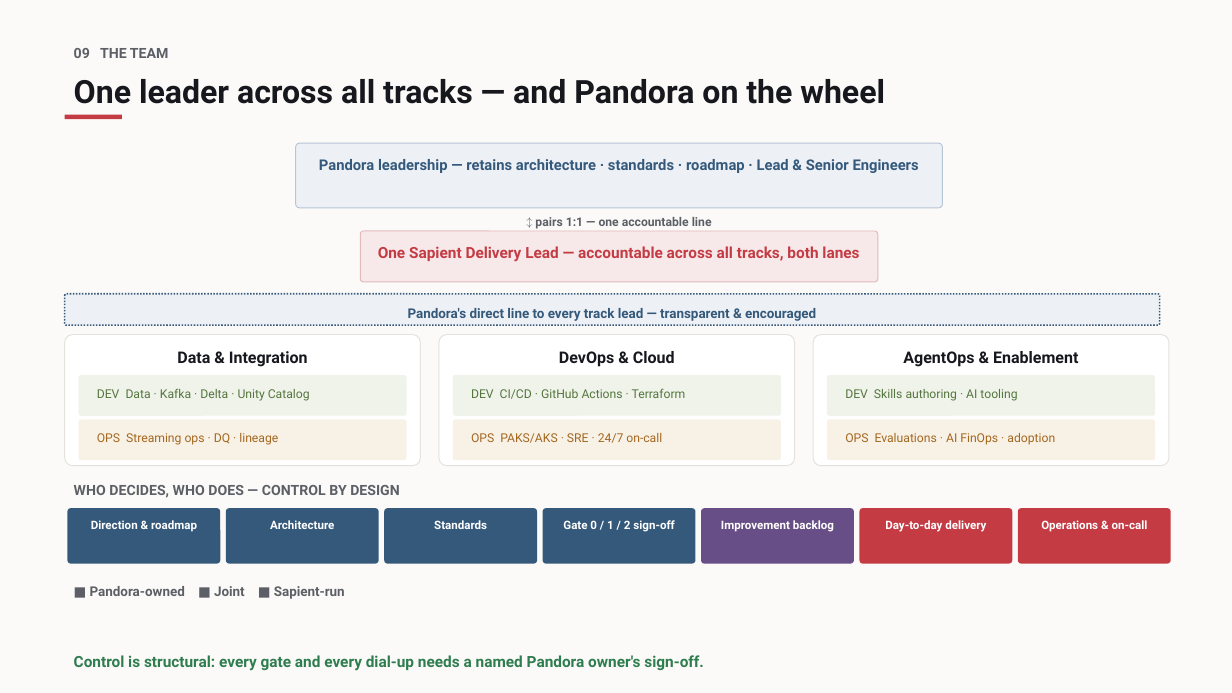
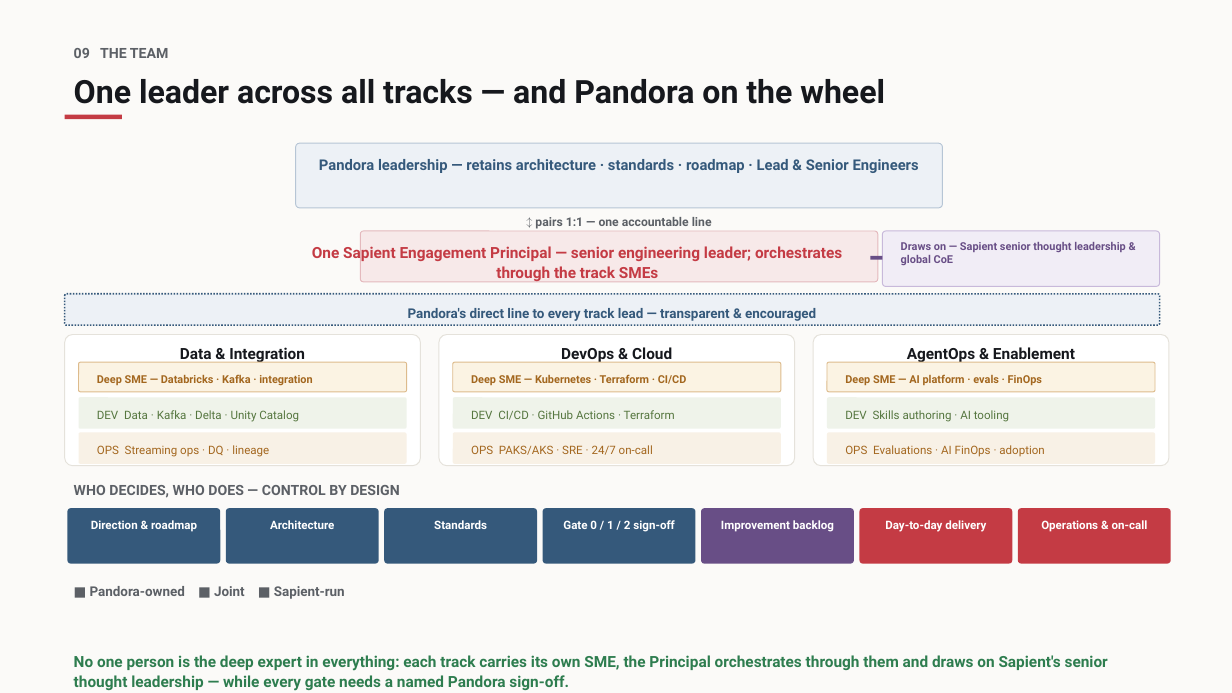
Before and after one commit to opsinghis/pand-tsf, a slide deck: slide 10 of docs/Alternative Approach - Summary.pptx. Drawn at 1232x693 pixels with LibreOffice and Linux fonts; fonts in the diff are those of the drawing. Boxes give left, top, right and bottom in pixels: in the first picture for what was removed or moved away, otherwise in the second. Text is boxed around its words. In the diff, an @@ line names an element or a change of style, - is before the commit and + after.

```diff
--- a/docs/Alternative Approach - Summary.pptx
+++ b/docs/Alternative Approach - Summary.pptx
@@ rounded rectangle added at box(883, 231, 1160, 287), fill #F1EDF6, outline #C8B9DA 0.75 pt @@
@@ text added at box(312, 244, 842, 282), 12 pt, text #C43B44, bold @@
+One Sapient Engagement Principal — senior engineering leader; orchestrates through the track SMEs
@@ text removed at box(378, 246, 859, 262) @@
-One Sapient Delivery Lead — accountable across all tracks, both lanes
@@ rectangle added at box(871, 256, 883, 260), fill #684E86 @@
@@ text added at box(901, 242, 1125, 265), 8.5 pt, text #684E86, bold @@
+Draws on — Sapient senior thought leadership & global CoE
@@ size 12.5 to 12 pt in 3 elements at box(180, 347, 305, 363), box(561, 347, 672, 363), box(907, 347, 1075, 363) @@
@@ rounded rectangle added at box(79, 362, 407, 392), fill #FBF3E3, outline #DDBB8C 0.75 pt @@
@@ text added at box(97, 374, 312, 386), 8.5 pt, text #A3671F, bold @@
+Deep SME — Databricks · Kafka · integration
@@ rounded rectangle added at box(453, 362, 781, 392), fill #FBF3E3, outline #DDBB8C 0.75 pt @@
@@ text added at box(471, 374, 687, 385), 8.5 pt, text #A3671F, bold @@
+Deep SME — Kubernetes · Terraform · CI/CD
@@ rounded rectangle added at box(827, 362, 1155, 392), fill #FBF3E3, outline #DDBB8C 0.75 pt @@
@@ text added at box(845, 374, 1042, 386), 8.5 pt, text #A3671F, bold @@
+Deep SME — AI platform · evals · FinOps
@@ rounded rectangle: place and size @@
-rounded rectangle at box(79, 375, 407, 416)
+rounded rectangle at box(79, 397, 407, 429)
@@ text "DEV Data · Kafka · ...": place and size @@
-text "DEV Data · Kafka · ..." at box(97, 389, 310, 401)
+text "DEV Data · Kafka · ..." at box(97, 410, 299, 422)
@@ rounded rectangle: place and size @@
-rounded rectangle at box(453, 375, 781, 416)
+rounded rectangle at box(453, 397, 781, 429)
@@ text "DEV CI/CD · GitHub Actions ...": place and size @@
-text "DEV CI/CD · GitHub Actions ..." at box(471, 389, 686, 399)
+text "DEV CI/CD · GitHub Actions ..." at box(471, 410, 675, 420)
@@ rounded rectangle: place and size @@
-rounded rectangle at box(827, 375, 1155, 416)
+rounded rectangle at box(827, 397, 1155, 429)
@@ size 9.5 to 9 pt in 6 elements at box(97, 445, 269, 457), box(471, 445, 653, 455), box(845, 445, 1044, 457), box(97, 410, 299, 422), box(471, 410, 675, 420), box(845, 410, 1009, 422) @@
@@ text "DEV Skills authoring · AI ...": place and size @@
-text "DEV Skills authoring · AI ..." at box(845, 389, 1017, 401)
+text "DEV Skills authoring · AI ..." at box(845, 410, 1009, 422)
@@ rounded rectangle: place and size @@
-rounded rectangle at box(79, 420, 407, 460)
+rounded rectangle at box(79, 433, 407, 464)
@@ text "OPS Streaming ops · DQ ...": place and size @@
-text "OPS Streaming ops · DQ ..." at box(97, 433, 278, 445)
+text "OPS Streaming ops · DQ ..." at box(97, 445, 269, 457)
@@ rounded rectangle: place and size @@
-rounded rectangle at box(453, 420, 781, 460)
+rounded rectangle at box(453, 433, 781, 464)
@@ text "OPS PAKS/AKS · SRE · ...": place and size @@
-text "OPS PAKS/AKS · SRE · ..." at box(471, 433, 662, 443)
+text "OPS PAKS/AKS · SRE · ..." at box(471, 445, 653, 455)
@@ rounded rectangle: place and size @@
-rounded rectangle at box(827, 420, 1155, 460)
+rounded rectangle at box(827, 433, 1155, 464)
@@ text "OPS Evaluations · AI FinOps ...": place and size @@
-text "OPS Evaluations · AI FinOps ..." at box(845, 433, 1055, 445)
+text "OPS Evaluations · AI FinOps ..." at box(845, 445, 1044, 457)
@@ text at box(74, 655, 1108, 691): text changed @@
-Control is structural: every gate and every dial-up needs a named Pandora owner's sign-off.
+No one person is the deep expert in everything: each track carries its own SME, the Principal orchestrates through them and draws on Sapient's senior thought leadership — while every gate needs a named Pandora sign-off.
```
Also in this commit, not shown: 2 other slides changed, 7 other files.
